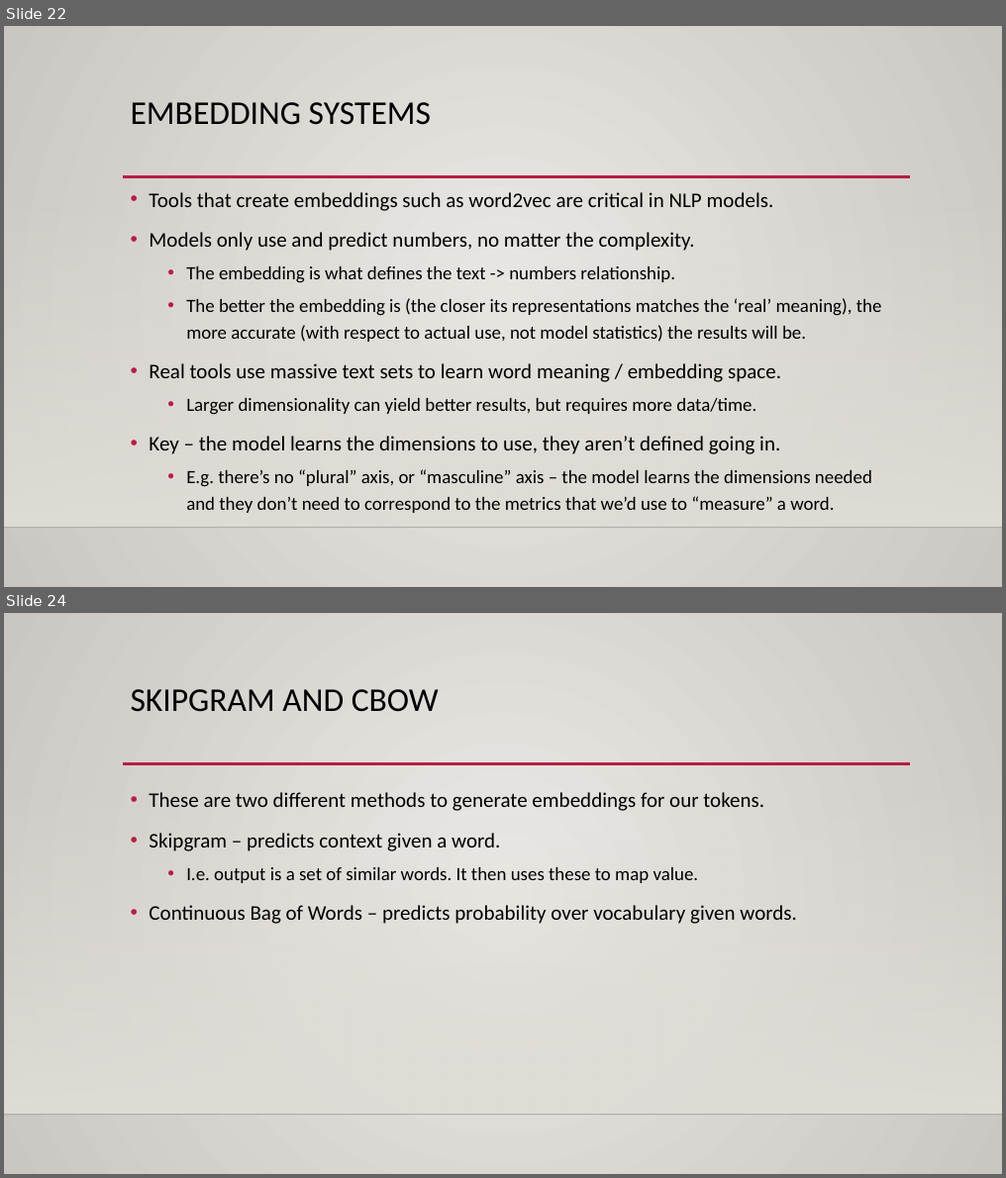
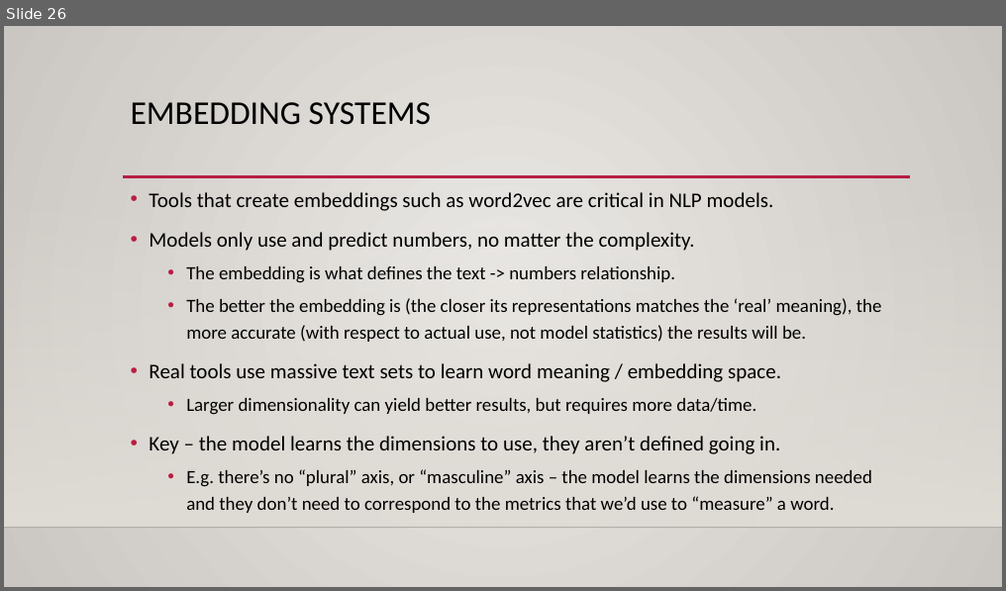
Before and after one commit to AkeemSemperDataScience/Intro_to_Machine_Learning_Students, a slide deck: reference_content/Slides/NLP_2.pptx. Shown one above the other, each under a label of ours: slides 22 and 24 before the commit, slide 26 after it; the slides between them are not shown. The pictures are 1006x1178 and 1006x591 pixels, drawn with LibreOffice and Linux fonts; fonts in the diff are those of the drawing; background and template pictures are left out. Boxes give left, top, right and bottom in pixels: in the first picture for what was removed or moved away, otherwise in the second. Text is boxed around its words. In the diff, an @@ line names an element or a change of style, - is before the commit and + after.

```diff
--- a/reference_content/Slides/NLP_2.pptx
+++ b/reference_content/Slides/NLP_2.pptx
@@ slide 24 removed at (x1=4, y1=613, x2=1002, y2=1174), background gradient #ECEAE7 to #CAC7C1; not listed: 3 template elements that a slide beside it also shows @@
@@ title removed at (x1=131, y1=689, x2=439, y2=712) @@
-SKIPGRAM AND CBOW
@@ text removed at (x1=149, y1=792, x2=797, y2=924) @@
-• These are two different methods to generate embeddings for our tokens.
-• Skipgram – predicts context given a word.
-  • I.e. output is a set of similar words. It then uses these to map value.
-• Continuous Bag of Words – predicts probability over vocabulary given words.
@@ what was slide 22 is now slide 26 @@
```
Also in this commit, not shown: 5 slides changed, 5 slides added, 2 other slides removed, 12 other files.
